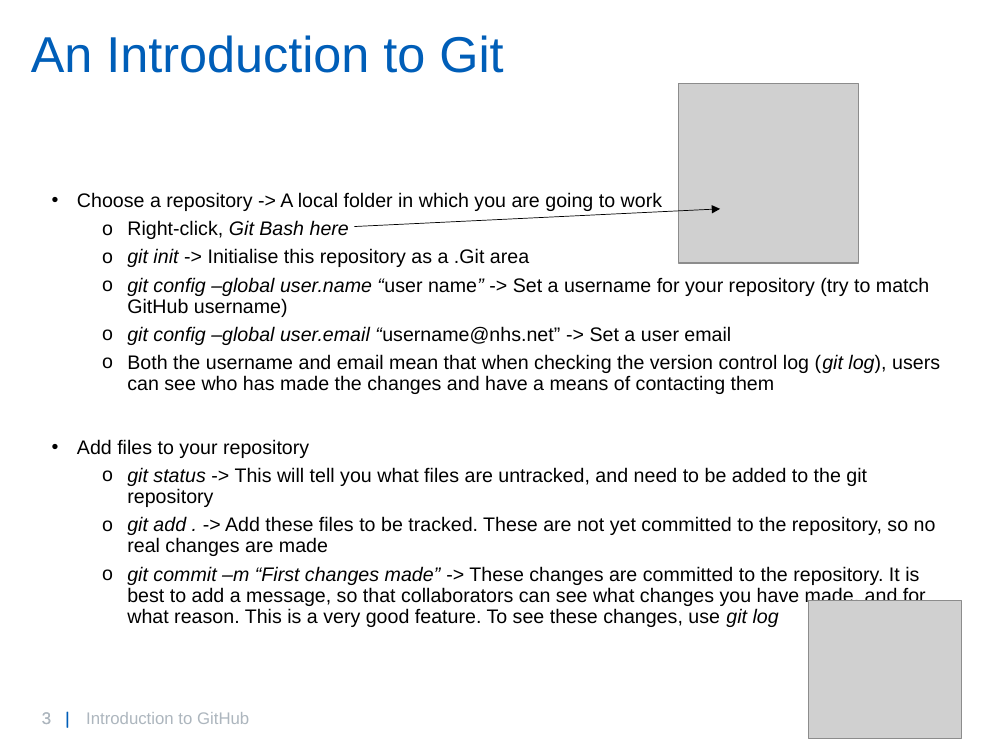
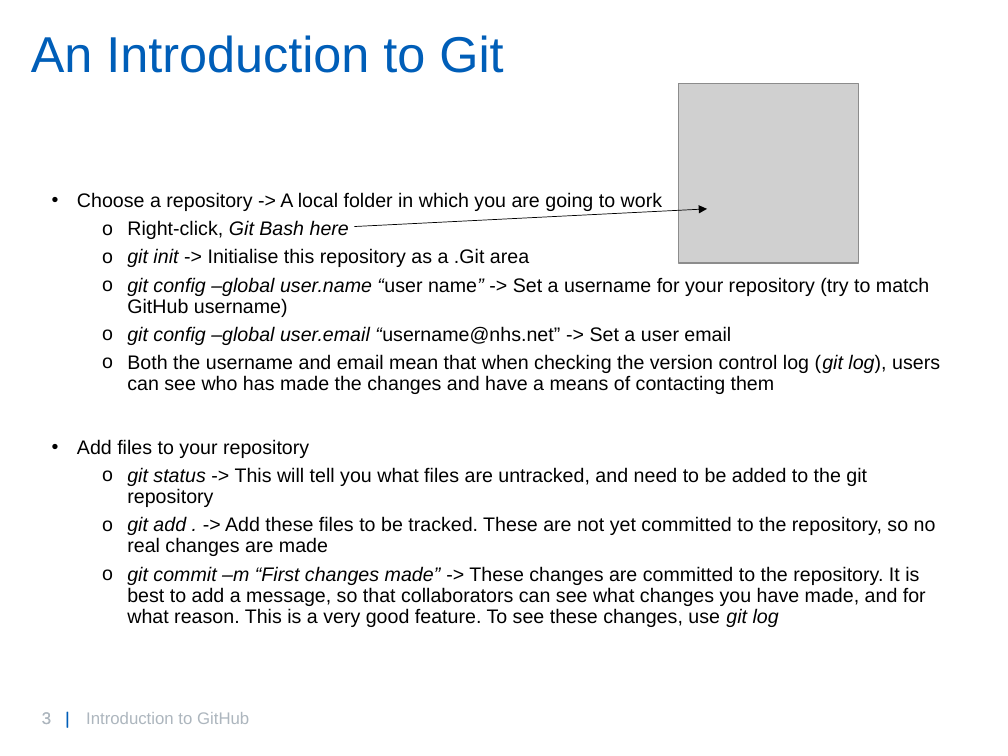
Before and after one commit to willbrooks2/Git_Introduction, a slide deck: slide 3 of GitIntro.pptx. Drawn at 1008x756 pixels with LibreOffice and Linux fonts; fonts in the diff are those of the drawing; grey boxes stand for pictures; background and template pictures are left out. Boxes give left, top, right and bottom in pixels: in the first picture for what was removed or moved away, otherwise in the second. Text is boxed around its words. In the diff, an @@ line names an element or a change of style, - is before the commit and + after.

```diff
--- a/GitIntro.pptx
+++ b/GitIntro.pptx
@@ arrow moved from (355, 227) - (720, 209) to (355, 227) - (707, 209) @@
@@ picture removed at [809, 601, 962, 739] @@
```
Also in this commit, not shown: 6 other slides changed, 1 other file.
